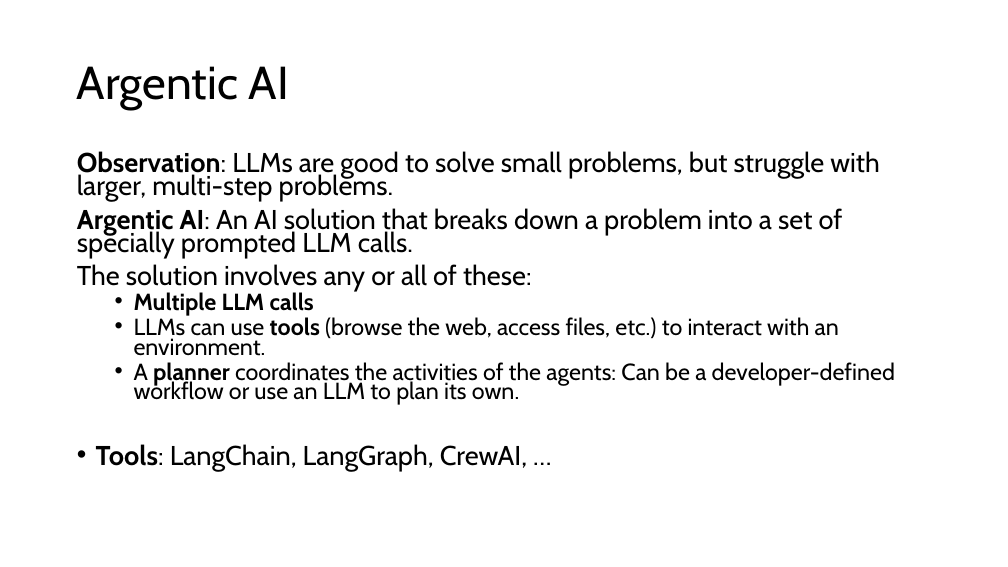
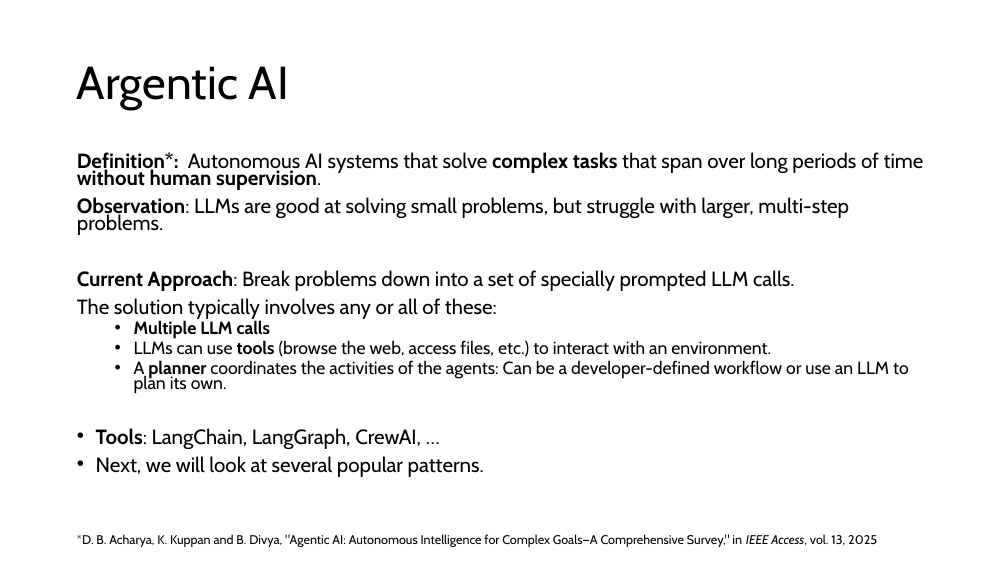
Before and after one commit to kunleola/CS7320, a slide deck: slide 17 of slides/discussion/07_LLM_discussion.pptx (slide 13 before the commit). Drawn at 1008x567 pixels with LibreOffice and Linux fonts; fonts in the diff are those of the drawing. Boxes give left, top, right and bottom in pixels: in the first picture for what was removed or moved away, otherwise in the second. Text is boxed around its words. In the diff, an @@ line names an element or a change of style, - is before the commit and + after.

Commit message:
updated slides.

```diff
--- a/slides/discussion/07_LLM_discussion.pptx
+++ b/slides/discussion/07_LLM_discussion.pptx
@@ text at box(77, 152, 924, 319): text changed; size 25.9 to 19.6 pt @@
-Observation: LLMs are good to solve small problems, but struggle with larger, multi-step problems.
-Argentic AI: An AI solution that breaks down a problem into a set of specially prompted LLM calls.
-The solution involves any or all of these:
+Definition*: Autonomous AI systems that solve complex tasks that span over long periods of time without human supervision.
+Observation: LLMs are good at solving small problems, but struggle with larger, multi-step problems.
+Current Approach: Break problems down into a set of specially prompted LLM calls.
+The solution typically involves any or all of these:
@@ text at box(96, 320, 909, 449): size 22.2 to 16.8 pt in "Multiple LLM calls", "LLMs can use tools (browse the web, ...", "A planner coordinates the activities of the ..."; size 25.9 to 19.6 pt in "Tools: LangChain, LangGraph, CrewAI, …" @@
@@ text at box(96, 456, 484, 477): paragraph added @@
+• Next, we will look at several popular patterns.
@@ text added at box(77, 534, 877, 547), 12 pt, text #000000 @@
+*D. B. Acharya, K. Kuppan and B. Divya, "Agentic AI: Autonomous Intelligence for Complex Goals—A Comprehensive Survey," in IEEE Access, vol. 13, 2025
```
Also in this commit, not shown: 2 other slides changed, 6 slides added, 1 slide removed, 10 other files.
